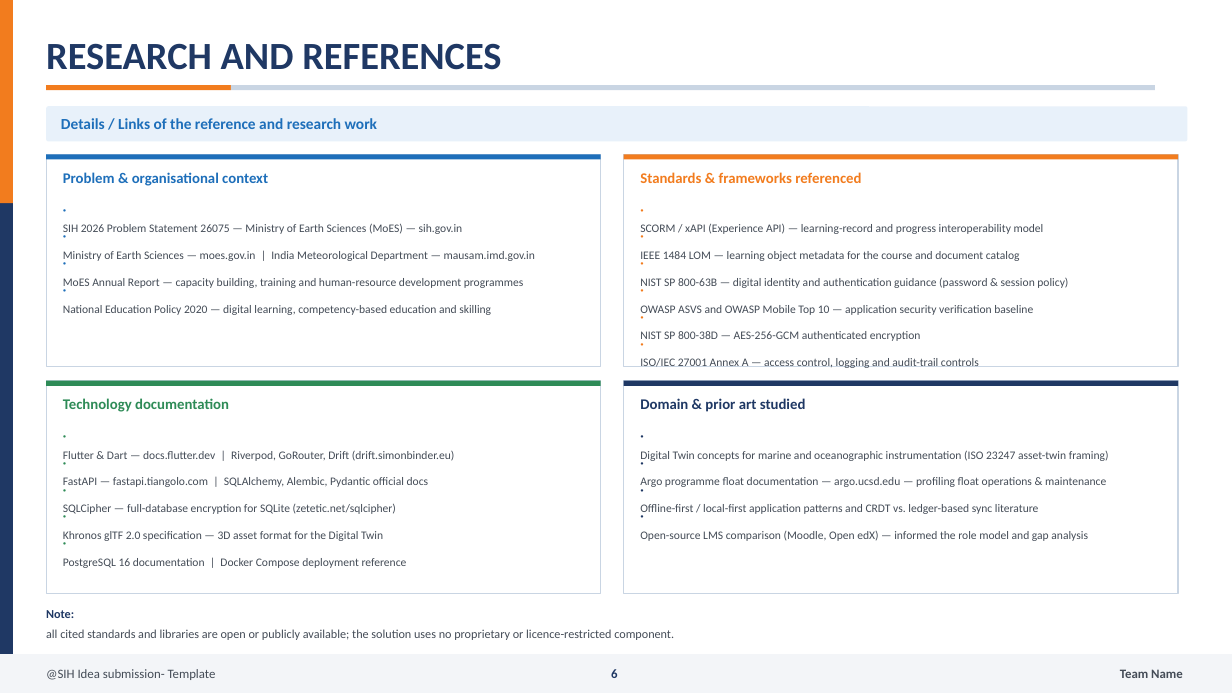
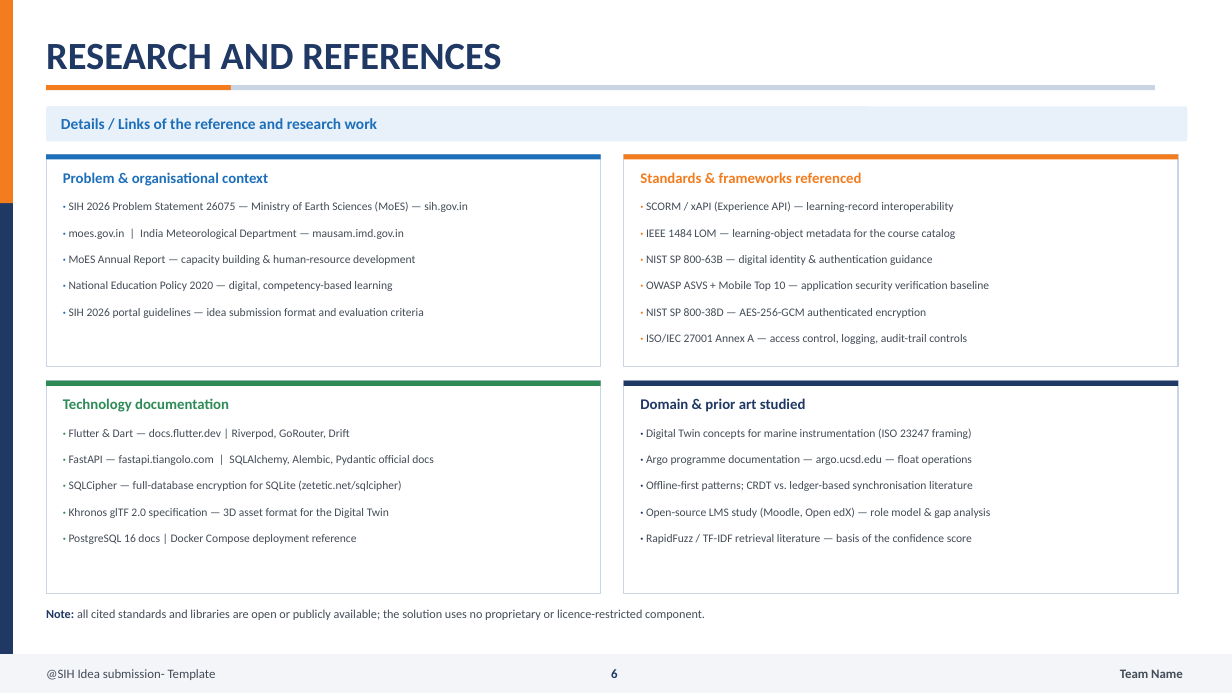
Before and after one commit to surendarr9500-stack/surendar-, a slide deck: slide 6 of docs/ppt/SIH2026_IDEA_CAPACITY_CONNECT_26075.pptx. Drawn at 1232x693 pixels with LibreOffice and Linux fonts; fonts in the diff are those of the drawing. Boxes give left, top, right and bottom in pixels: in the first picture for what was removed or moved away, otherwise in the second. Text is boxed around its words. In the diff, an @@ line names an element or a change of style, - is before the commit and + after.

Commit message:
docs(ppt): fix run/paragraph layout bug, measure-based bullet spacing, add slide previews and README

```diff
--- a/docs/ppt/SIH2026_IDEA_CAPACITY_CONNECT_26075.pptx
+++ b/docs/ppt/SIH2026_IDEA_CAPACITY_CONNECT_26075.pptx
@@ text at <box>69,202,468,212</box>: text changed @@
-·
-SIH 2026 Problem Statement 26075 — Ministry of Earth Sciences (MoES) — sih.gov.in
+· SIH 2026 Problem Statement 26075 — Ministry of Earth Sciences (MoES) — sih.gov.in
@@ text at <box>646,202,953,212</box>: text changed @@
-·
-SCORM / xAPI (Experience API) — learning-record and progress interoperability model
+· SCORM / xAPI (Experience API) — learning-record interoperability
@@ text at <box>69,229,403,239</box>: text changed @@
-·
-Ministry of Earth Sciences — moes.gov.in | India Meteorological Department — mausam.imd.gov.in
+· moes.gov.in | India Meteorological Department — mausam.imd.gov.in
@@ text at <box>646,229,956,239</box>: text changed @@
-·
-IEEE 1484 LOM — learning object metadata for the course and document catalog
+· IEEE 1484 LOM — learning-object metadata for the course catalog
@@ text at <box>69,255,415,265</box>: text changed @@
-·
-MoES Annual Report — capacity building, training and human-resource development programmes
+· MoES Annual Report — capacity building & human-resource development
@@ text at <box>646,255,932,265</box>: text changed @@
-·
-NIST SP 800-63B — digital identity and authentication guidance (password & session policy)
+· NIST SP 800-63B — digital identity & authentication guidance
@@ text at <box>69,281,392,291</box>: text changed @@
-·
-National Education Policy 2020 — digital learning, competency-based education and skilling
+· National Education Policy 2020 — digital, competency-based learning
@@ text at <box>646,281,989,291</box>: text changed @@
-·
-OWASP ASVS and OWASP Mobile Top 10 — application security verification baseline
+· OWASP ASVS + Mobile Top 10 — application security verification baseline
@@ text added at <box>69,308,424,318</box>, 9 pt, text #444C57 @@
+· SIH 2026 portal guidelines — idea submission format and evaluation criteria
@@ text at <box>646,308,927,318</box>: text changed @@
-·
-NIST SP 800-38D — AES-256-GCM authenticated encryption
+· NIST SP 800-38D — AES-256-GCM authenticated encryption
@@ text at <box>646,334,967,344</box>: text changed @@
-·
-ISO/IEC 27001 Annex A — access control, logging and audit-trail controls
+· ISO/IEC 27001 Annex A — access control, logging, audit-trail controls
@@ text at <box>69,429,350,439</box>: text changed @@
-·
-Flutter & Dart — docs.flutter.dev | Riverpod, GoRouter, Drift (drift.simonbinder.eu)
+· Flutter & Dart — docs.flutter.dev | Riverpod, GoRouter, Drift
@@ text at <box>646,429,972,439</box>: text changed @@
-·
-Digital Twin concepts for marine and oceanographic instrumentation (ISO 23247 asset-twin framing)
+· Digital Twin concepts for marine instrumentation (ISO 23247 framing)
@@ text at <box>69,455,434,465</box>: text changed @@
-·
-FastAPI — fastapi.tiangolo.com | SQLAlchemy, Alembic, Pydantic official docs
+· FastAPI — fastapi.tiangolo.com | SQLAlchemy, Alembic, Pydantic official docs
@@ text at <box>646,455,972,465</box>: text changed @@
-·
-Argo programme float documentation — argo.ucsd.edu — profiling float operations & maintenance
+· Argo programme documentation — argo.ucsd.edu — float operations
@@ text at <box>69,481,401,491</box>: text changed @@
-·
-SQLCipher — full-database encryption for SQLite (zetetic.net/sqlcipher)
+· SQLCipher — full-database encryption for SQLite (zetetic.net/sqlcipher)
@@ text at <box>69,508,389,518</box>: text changed @@
-·
-Khronos glTF 2.0 specification — 3D asset format for the Digital Twin
+· Khronos glTF 2.0 specification — 3D asset format for the Digital Twin
@@ text at <box>646,508,991,518</box>: text changed @@
-·
-Open-source LMS comparison (Moodle, Open edX) — informed the role model and gap analysis
+· Open-source LMS study (Moodle, Open edX) — role model & gap analysis
@@ text at <box>646,481,973,491</box>: text changed @@
-·
-Offline-first / local-first application patterns and CRDT vs. ledger-based sync literature
+· Offline-first patterns; CRDT vs. ledger-based synchronisation literature
@@ text at <box>69,534,357,544</box>: text changed @@
-·
-PostgreSQL 16 documentation | Docker Compose deployment reference
+· PostgreSQL 16 docs | Docker Compose deployment reference
@@ text added at <box>646,534,972,544</box>, 9 pt, text #444C57 @@
+· RapidFuzz / TF-IDF retrieval literature — basis of the confidence score
@@ text at <box>46,609,705,620</box>: text changed @@
-Note:
-all cited standards and libraries are open or publicly available; the solution uses no proprietary or licence-restricted component.
+Note: all cited standards and libraries are open or publicly available; the solution uses no proprietary or licence-restricted component.
```
Also in this commit, not shown: 3 other slides changed, 9 other files.
